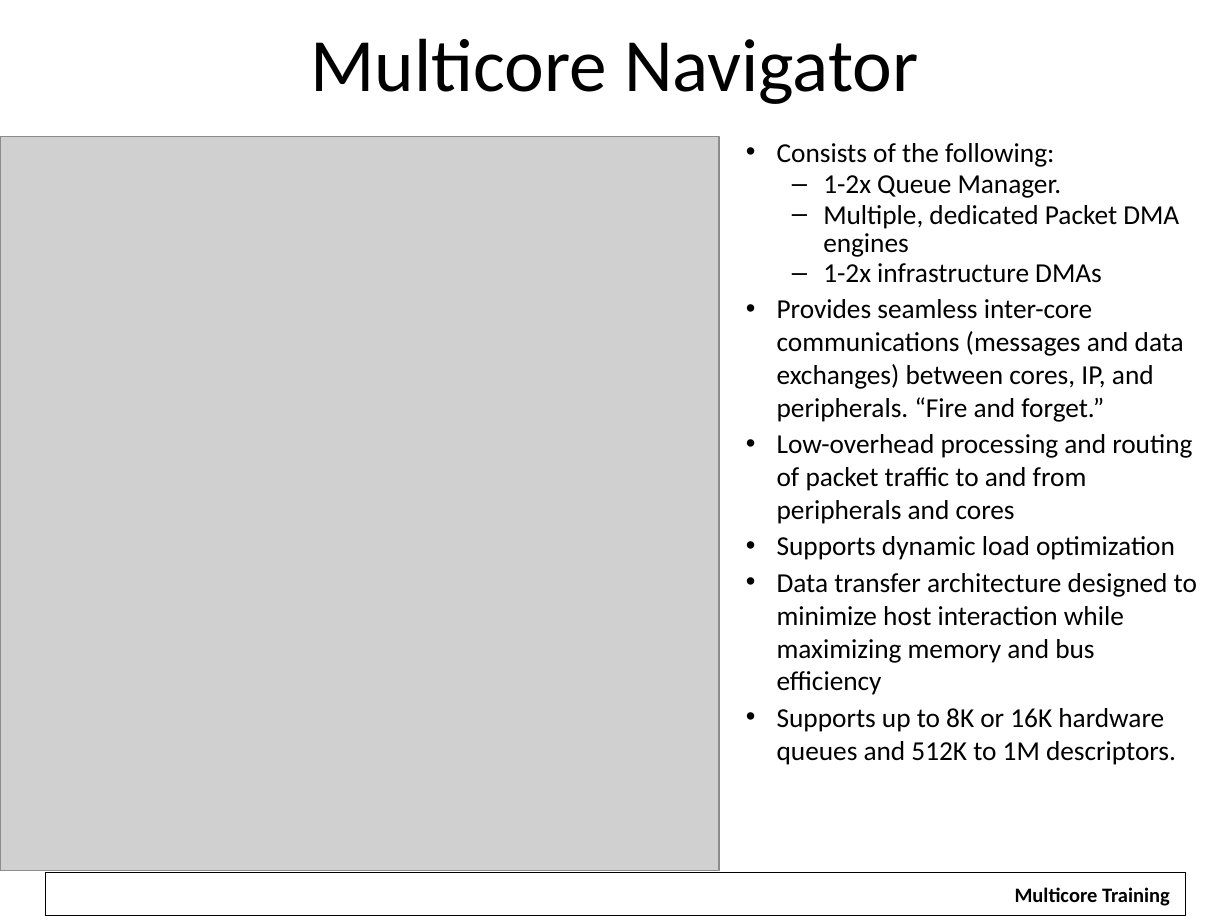
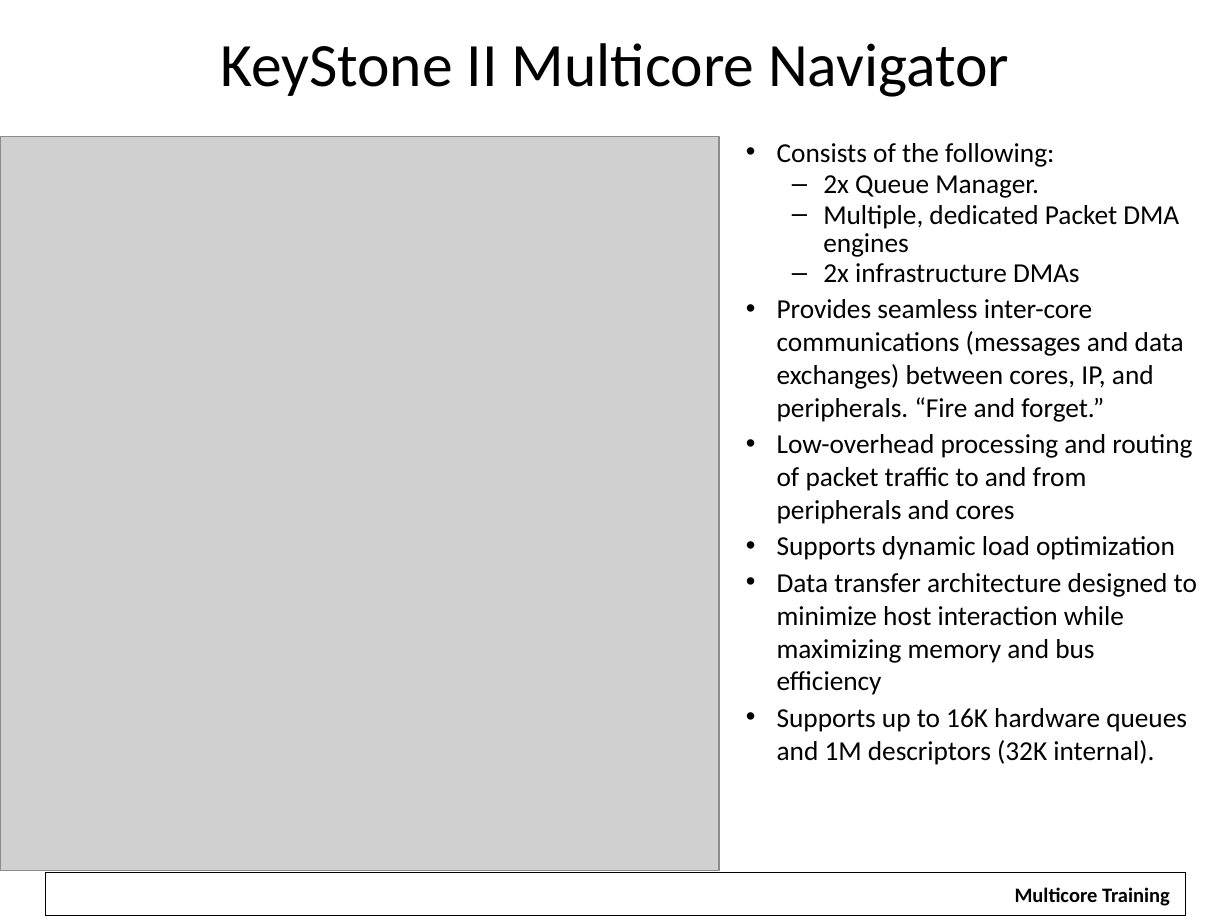
Before and after one commit to hari1989/keystone-workshop, a slide deck: slide 19 of preliminary/Working/presentations/KeyStone SoC Overview.pptx (slide 11 before the commit). Drawn at 1232x924 pixels with LibreOffice and Linux fonts; fonts in the diff are those of the drawing; grey boxes stand for pictures; background and template pictures are left out. Boxes give left, top, right and bottom in pixels: in the first picture for what was removed or moved away, otherwise in the second. Text is boxed around its words. In the diff, an @@ line names an element or a change of style, - is before the commit and + after.

```diff
--- a/preliminary/Working/presentations/KeyStone SoC Overview.pptx
+++ b/preliminary/Working/presentations/KeyStone SoC Overview.pptx
@@ title at <box>220,43,1009,97</box>: text changed; size 44 to 36 pt @@
-Multicore Navigator
+KeyStone II Multicore Navigator
@@ text at <box>823,175,1039,198</box>: text changed @@
-  – 1-2x Queue Manager.
+  – 2x Queue Manager.
@@ text at <box>823,263,1080,283</box>: text changed @@
-  – 1-2x infrastructure DMAs
+  – 2x infrastructure DMAs
@@ text at <box>777,708,1187,765</box>: text changed @@
-• Supports up to 8K or 16K hardware queues and 512K to 1M descriptors.
+• Supports up to 16K hardware queues and 1M descriptors (32K internal).
```
Also in this commit, not shown: 25 other slides changed, 6 slides added, 2 slides removed.
